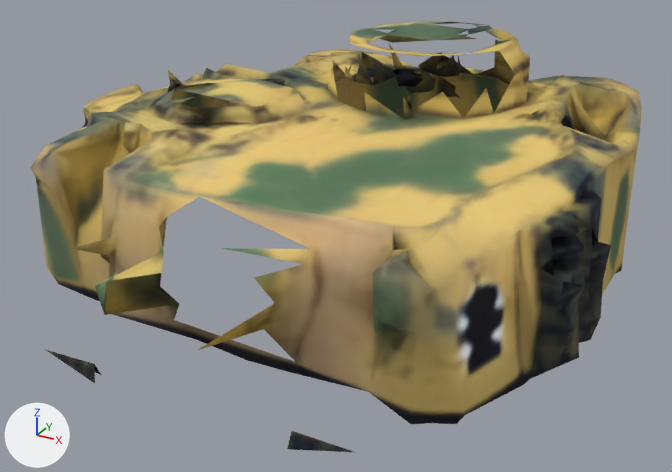
One commit to the OBJ model unity/Assets/_Game/Resources/Models/pz4_turret.obj: the scene before it, then after it.
Before and after are seen from a 50 mm camera at (1.98, -3.93, 1.89) aimed at (0.04, -0.4, 0.13). Every picture has the same lights, and +X, +Y and +Z are marked at lower left. The older version comes first. Where no turn or scale is listed for an object, it has been applied to the vertices. Vertices at exactly the same position are counted once.

Names of what the first picture shows: 'pz4_turret'.
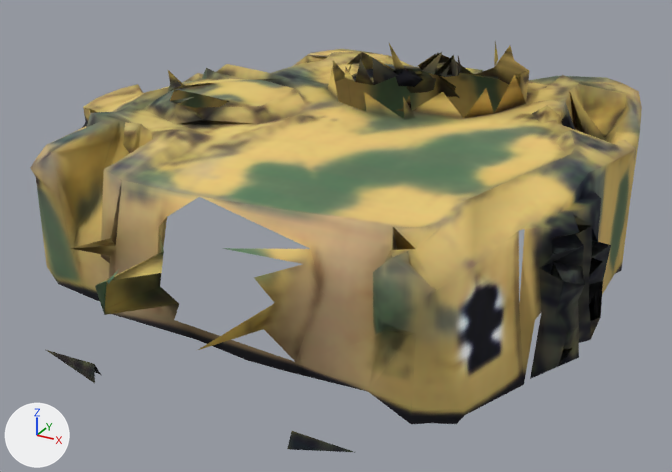
Changed parts and their boxes [x1, y1, x2, y2] in the pictures (672 x 472 px; the box of a moved part takes in the faces that stretch with it):
'pz4_turret', reshaped
    before: [30, 21, 642, 452]
    after: [30, 42, 642, 452]
part 1 of me_pz4_turret, moved or reshaped
    before: [46, 182, 164, 383]
    after: [46, 230, 164, 383]
part 2 of me_pz4_turret, moved or reshaped
    before: [89, 21, 610, 384]
    after: [89, 52, 610, 365]

Diff of the bpy script that builds the scene:
```diff
--- a/unity/Assets/_Game/Resources/Models/pz4_turret.obj.py
+++ b/unity/Assets/_Game/Resources/Models/pz4_turret.obj.py
@@ me_pz4_turret @@
 # used by ob_pz4_turret; location = (0.0, 0.0, 0.0)
-me_pz4_turret.from_pydata(...)  # 839 vertices, 1561 faces; spans x -1.36..1.33, y -1.8..1.3, z -0.04..1.02
+me_pz4_turret.from_pydata(...)  # 801 vertices, 1505 faces; spans x -1.36..1.33, y -1.8..1.3, z -0.04..0.91
+# me_pz4_turret part 1
+# 8 faces are deleted
+# 7 new faces join them
+# me_pz4_turret part 2
+# 38 vertices are removed from x -0.19..0.66, y -0.21..0.6, z 0.89..1.02
+# 196 faces are deleted
+# 141 new faces join them
+# other edits to the shape of me_pz4_turret do not show in these pictures
 me_pz4_turret.materials.append(mat_pz4_turret)
```
